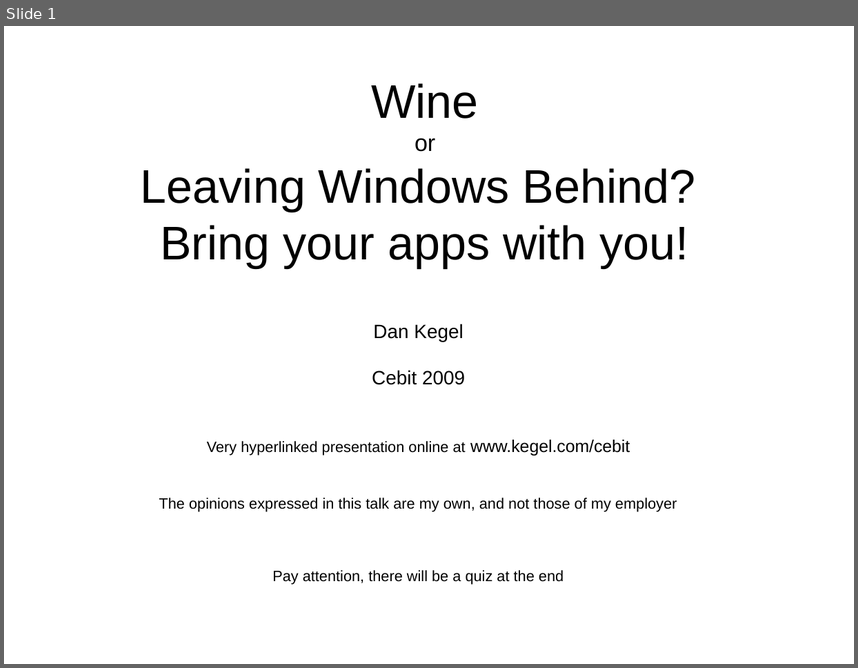
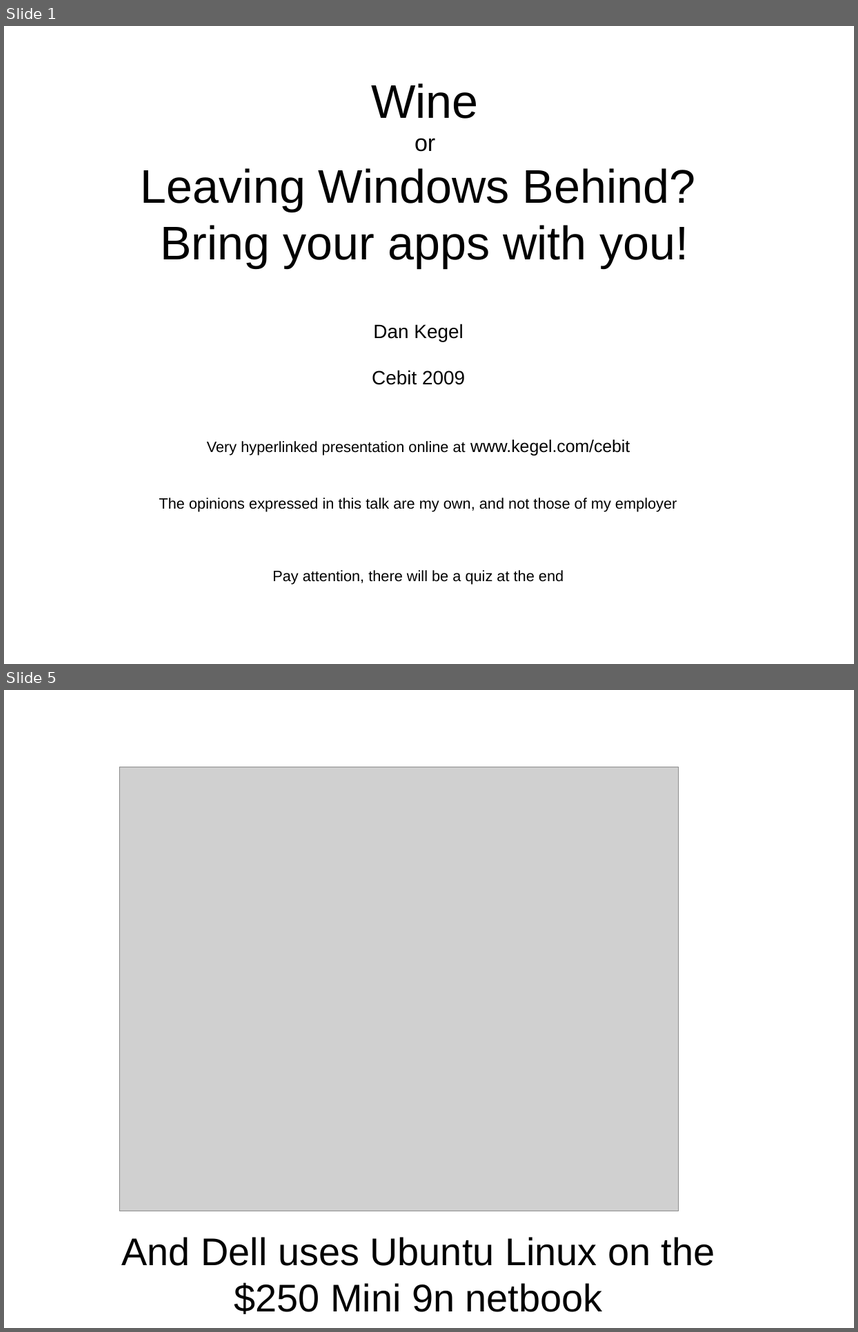
Before and after one commit to imaemo/winezeug, a slide deck: cebit2009/talk.odp. Shown one above the other, each under a label of ours: slide 1 before the commit, slides 1 and 5 after it; the slides between them are not shown. The pictures are 858x668 and 858x1332 pixels, drawn with LibreOffice and Linux fonts; fonts in the diff are those of the drawing; grey boxes stand for pictures. Boxes give left, top, right and bottom in pixels: in the first picture for what was removed or moved away, otherwise in the second. Text is boxed around its words. In the diff, an @@ line names an element or a change of style, - is before the commit and + after.

```diff
--- a/cebit2009/talk.odp
+++ b/cebit2009/talk.odp
@@ slide 5 added at box(4, 690, 854, 1328), background #FFFFFF @@
@@ picture added at box(120, 767, 679, 1211) @@
@@ text added at box(121, 1236, 715, 1314), 36 pt, text #000000 @@
+And Dell uses Ubuntu Linux on the $250 Mini 9n netbook
```
Also in this commit, not shown: 1 slide changed, 19 other slides added, 7 slides removed, 2 other files.
